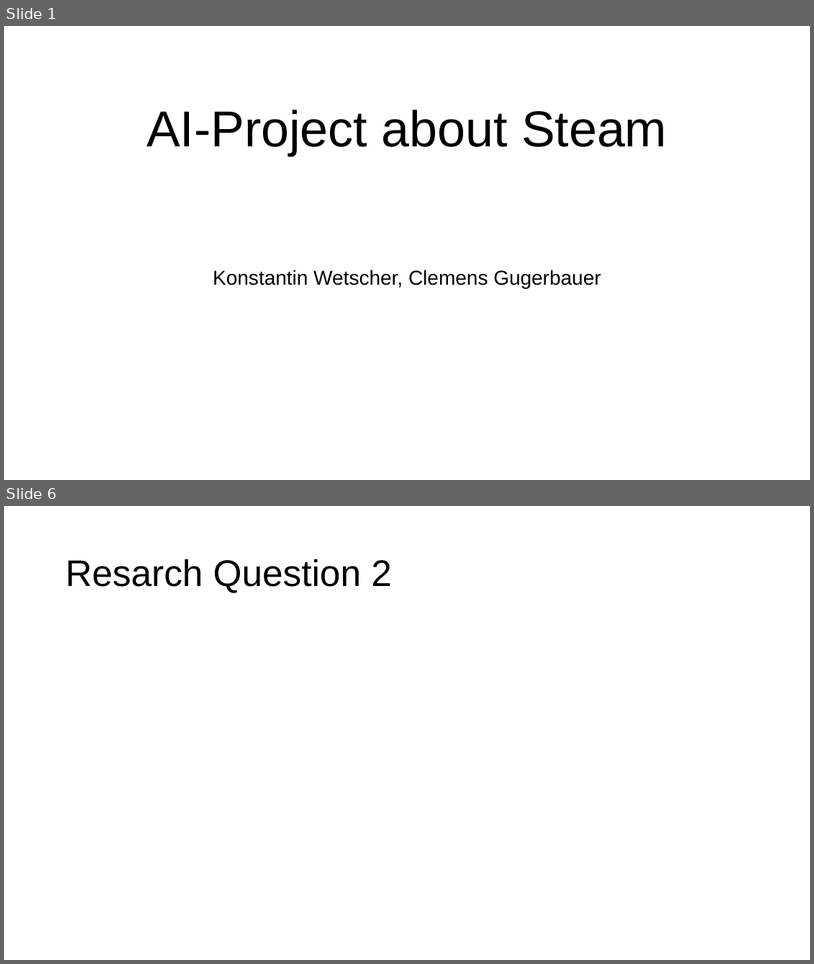
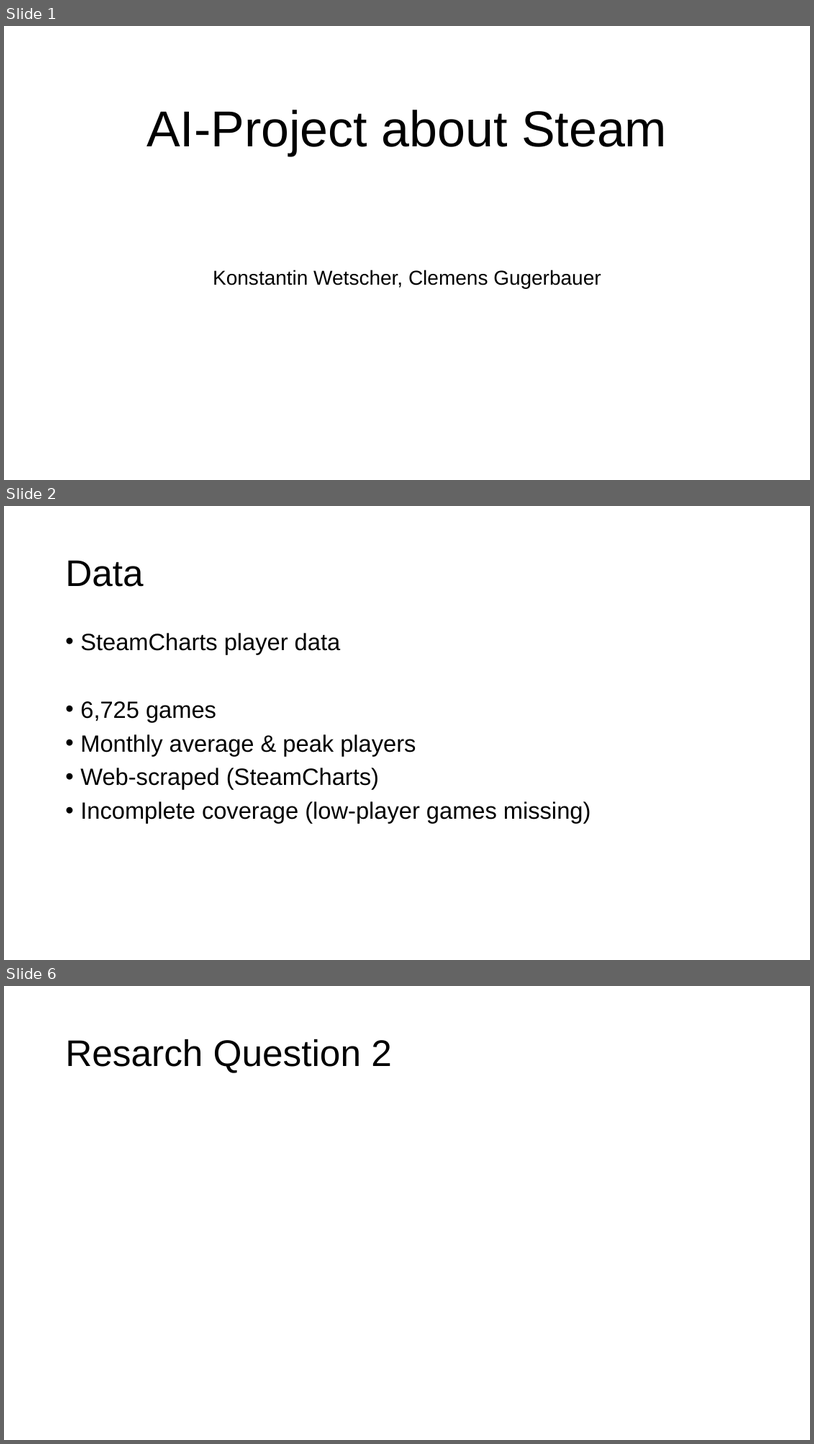
Before and after one commit to ClemensGugerbauer/ki-miniproject-steam, a slide deck: Presentation.pptx. Shown one above the other, each under a label of ours: slides 1 and 6 before the commit, slides 1, 2 and 6 after it; the slides between them are not shown. The pictures are 814x964 and 814x1444 pixels, drawn with LibreOffice and Linux fonts; fonts in the diff are those of the drawing. Boxes give left, top, right and bottom in pixels: in the first picture for what was removed or moved away, otherwise in the second. Text is boxed around its words. In the diff, an @@ line names an element or a change of style, - is before the commit and + after.

```diff
--- a/Presentation.pptx
+++ b/Presentation.pptx
@@ slide 2 added at bbox=[4, 506, 810, 960], background #FFFFFF @@
@@ title added at bbox=[65, 560, 143, 587], 44 pt, text #000000 @@
+Data
@@ text added at bbox=[80, 633, 591, 823], 28 pt, text #000000 @@
+• SteamCharts player data
+• 6,725 games
+• Monthly average & peak players
+• Web-scraped (SteamCharts)
+• Incomplete coverage (low-player games missing)
```
Also in this commit, not shown: 2 slides changed, 2 other slides added, 3 slides removed, 4 other files.
